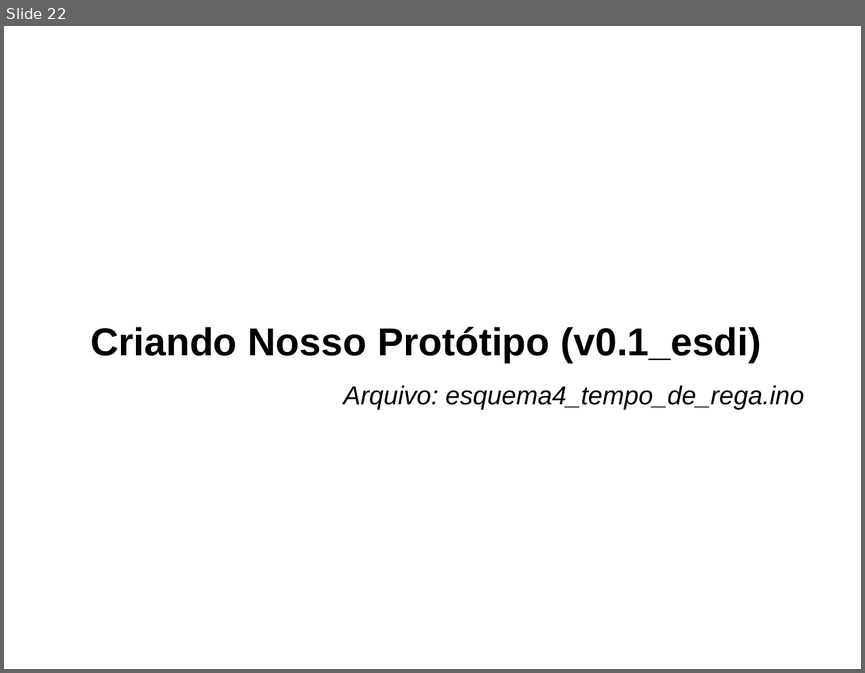
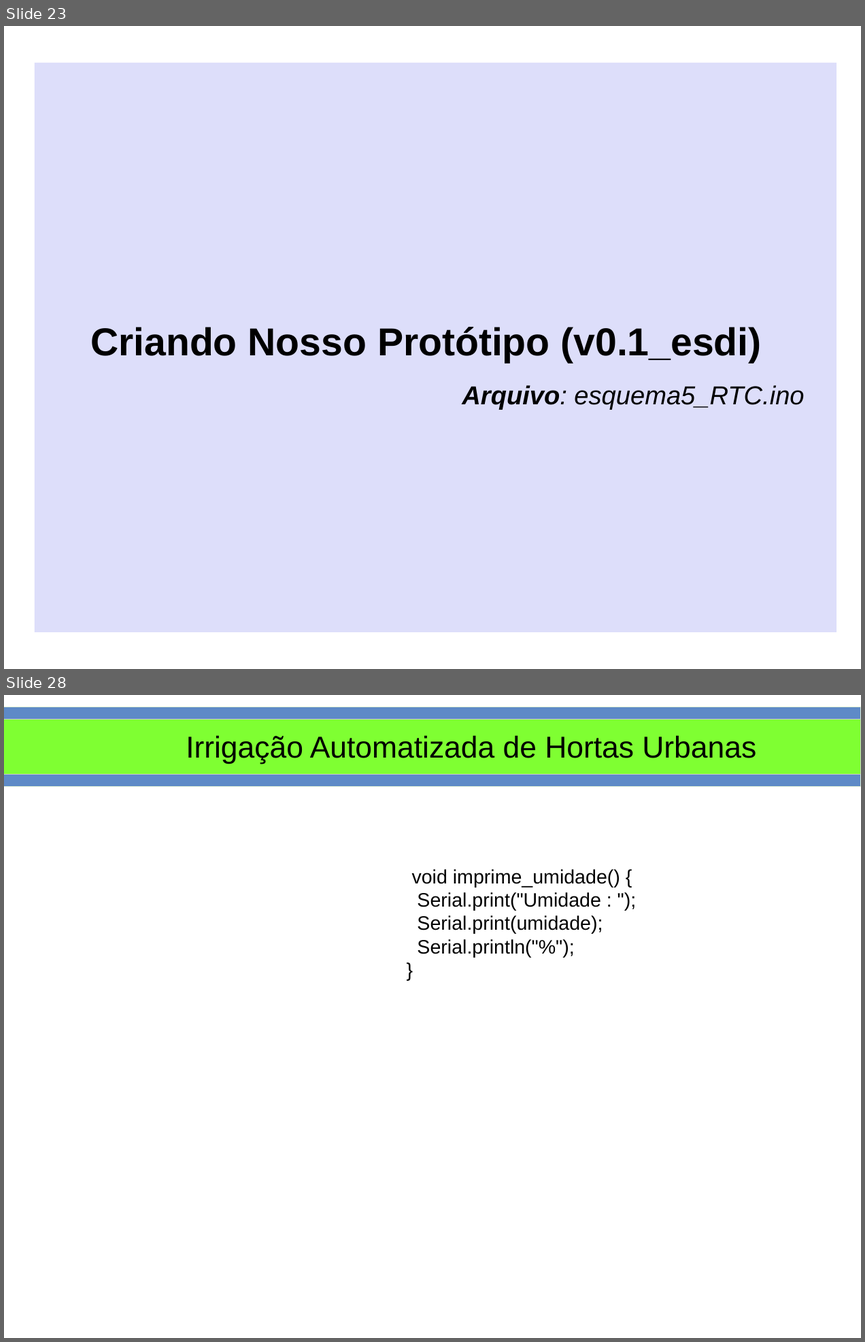
Before and after one commit to smjacques/Horta-Automatizada-ESDI, a slide deck: Slides/Uso de Arduino para Irrigação Automatizada de Hortas Urbanas.odp. Shown one above the other, each under a label of ours: slide 22 before the commit, slides 23 and 28 after it; the slides between them are not shown. The pictures are 865x673 and 865x1342 pixels, drawn with LibreOffice and Linux fonts; fonts in the diff are those of the drawing; background and template pictures are left out. Boxes give left, top, right and bottom in pixels: in the first picture for what was removed or moved away, otherwise in the second. Text is boxed around its words. In the diff, an @@ line names an element or a change of style, - is before the commit and + after.

```diff
--- a/Slides/Uso de Arduino para Irrigação Automatizada de Hortas Urbanas.odp
+++ b/Slides/Uso de Arduino para Irrigação Automatizada de Hortas Urbanas.odp
@@ slide 28 added at (4, 695, 861, 1338), background #FFFFFF @@
@@ rectangle added at (4, 707, 861, 787), fill #5E8AC7, outline #E0EFD4 0 pt @@
@@ rectangle added at (4, 719, 861, 775), fill #7FFF32, outline #CCCCCC 0 pt @@
@@ title added at (186, 735, 756, 764), 28 pt, text #000000 @@
+Irrigação Automatizada de Hortas Urbanas
@@ text added at (412, 869, 620, 957), 18 pt, text #000000 @@
+void imprime_umidade() {
+Serial.print("Umidade : ");
+Serial.print(umidade);
+Serial.println("%");
+}
@@ what was slide 22 is now slide 23 @@
@@ slide 23 changed as well @@
@@ rectangle: place and size @@
-rectangle at (35, 106, 836, 589)
+rectangle at (35, 63, 836, 632)
@@ rectangle at (35, 63, 836, 632): fill #FFFFFE at 59% opacity to #C7C9F8 at 60% opacity @@
@@ text at (462, 385, 804, 410): text changed @@
-Arquivo: esquema4_tempo_de_rega.ino
+Arquivo: esquema5_RTC.ino
```
Also in this commit, not shown: 21 other slides changed, 7 other slides added, 4 slides removed, 17 other files.
